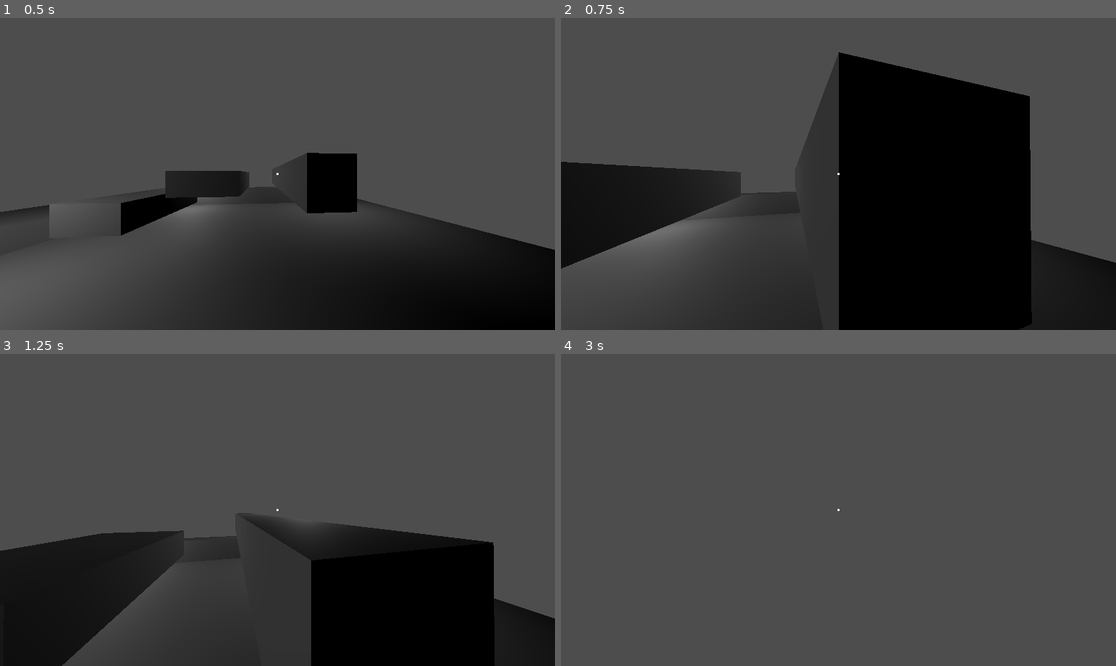
Above: before the commit, frames 1-4 (two rows, left to right).
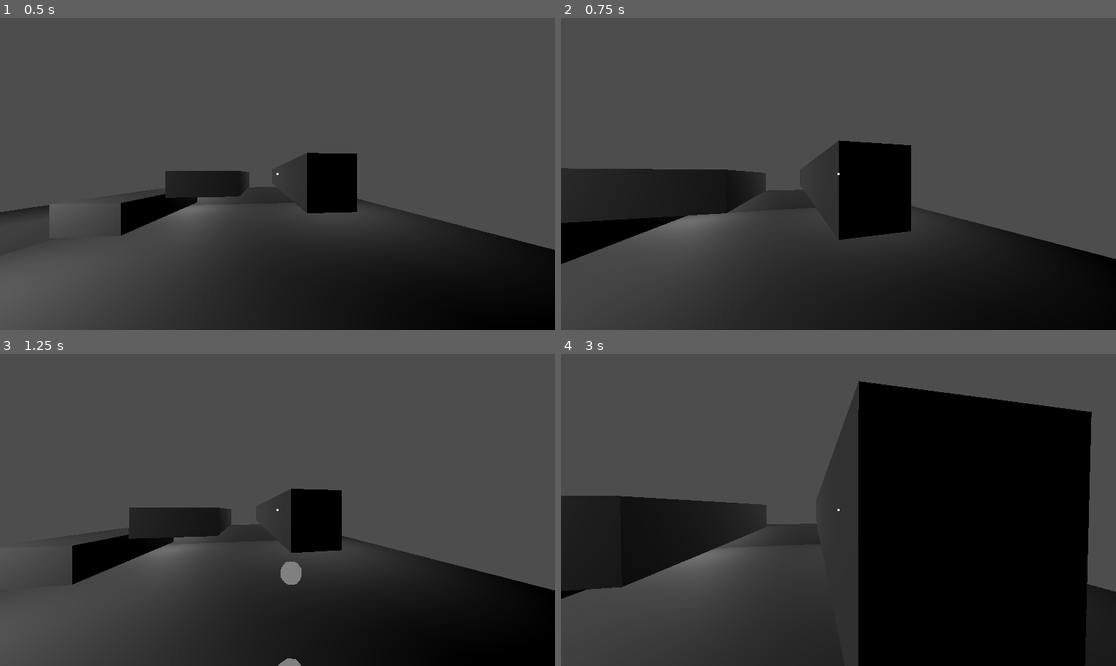
Above: after the commit, the same moments.

Repository: damikdk/fifth-try
Game: Godot game, scene res://Levels/WorldTracerRecall.tscn
The game is run twice, just before and just after one commit, with the same random seed, the same clock (stepped at 60 frames per second) and the same inputs. This scene is started directly instead of the project's main scene.
Inputs (mouse positions are in pixels of both pictures, inside the frame that each line leads up to):
- Up to frame 1 (0.5 s): no input
- Up to frame 2 (0.75 s): tap Enter at 0.5 s; move the mouse to (866, 174) at 0.52 s; hold W (move_forward) from 0.53 s (still down); tap Shift (shift) at 0.6 s
- Up to frame 3 (1.25 s): keep holding W (move_forward); tap Space (jump) at 0.77, 1.07 s; tap E (E, bound only after the commit) at 0.8 s
- Up to frame 4 (3 s): keep holding W (move_forward); move the mouse to (810, 510) at 1.27 s; tap E (E, bound only after the commit) at 1.35 s; tap Space (jump) at 1.52, 1.55, 1.82, 2.1 s; move the mouse to (849, 503) at 2.02 s; tap Shift (shift) at 2.3 s; move the mouse to (832, 516) at 2.77 s; right-click (832, 516) at 2.85 s

Frame 1 is identical in both runs. In frame 2, 22% of the frame differs, in the area x 0-100%, y 10-100%; in frame 3, 20%; in frame 4, 55%, in the area x 0-100%, y 8-100%.

Commit message:
Make Tracer Recall work
but camera is a bit shifted

Diff:
--- a/Characters/FPS.gd
+++ b/Characters/FPS.gd
@@ -1,11 +1,13 @@
 extends CharacterBody3D
 
-var speed = 6
+@export_range(0, 30) var speed = 6
+@export_range(0, 30) var jump_force = 10
+@export_range(0, 30) var mass = 4
+@export_range(0, 3) var mouse_sense = 0.1
+
 var max_speed_vector = Vector3(speed, speed, speed)
-var jump = 10
-var mass = 4
-
-var mouse_sense = 0.1
+var is_camera_locked = false
+var is_movement_locked = false
 
 var vertical_vector = Vector3()
 var horizontal_vector = Vector3()
@@ -15,16 +17,16 @@
 @onready var camera: Camera3D = $Camera
 @onready var cursor: ColorRect = $Camera/ColorRect
 
+
 func _ready():
 	# hides the cursor
 	Input.set_mouse_mode(Input.MOUSE_MODE_CAPTURED)
 
 func _input(event):
-
 	if event is InputEventKey and event.keycode == KEY_ESCAPE and event.pressed == false:
 		get_tree().change_scene_to_file("res://Menu/MainMenu.tscn")
 
-	if event is InputEventMouseMotion:
+	if event is InputEventMouseMotion && !is_camera_locked:
 		# rotate camera
 		rotate_y(deg_to_rad(-event.relative.x * mouse_sense))
 		camera.rotate_x(deg_to_rad(-event.relative.y * mouse_sense))
@@ -33,6 +35,9 @@
 		last_mouse_position = event.position
 
 func _physics_process(delta):
+	if is_movement_locked:
+		return
+
 	var direction = Vector3()
 
 	# get keyboard input
@@ -50,7 +55,7 @@
 		vertical_vector += -up_direction * 9.8 * mass * delta
 
 	if Input.is_action_just_pressed("jump") and is_on_floor():
-		vertical_vector.y += jump
+		vertical_vector.y += jump_force
 
 	var result_vector = horizontal_vector + vertical_vector
 #	result_vector = result_vector.clamp(result_vector, max_speed_vector)
--- a/Characters/FPS.tscn
+++ b/Characters/FPS.tscn
@@ -1,6 +1,6 @@
 [gd_scene load_steps=4 format=3 uid="uid://yi6wcrfubii3"]
 
-[ext_resource type="Script" path="res://Characters/DishonoredTP.gd" id="1_eeguh"]
+[ext_resource type="Script" path="res://Characters/FPS.gd" id="1_wof8j"]
 
 [sub_resource type="CapsuleShape3D" id="1"]
 height = 2.8777
@@ -8,7 +8,7 @@
 [sub_resource type="CapsuleMesh" id="2"]
 
 [node name="FPS" type="CharacterBody3D"]
-script = ExtResource("1_eeguh")
+script = ExtResource("1_wof8j")
 
 [node name="CollisionShape" type="CollisionShape3D" parent="."]
 shape = SubResource("1")
--- /dev/null
+++ b/Characters/TracerRecall.gd
@@ -0,0 +1,59 @@
+extends "res://Characters/FPS.gd"
+
+# I tried to use code from this repo, but rewrite everything. Shot
+# https://github.com/unsignedFoo/Tracer_Recall_Godot
+
+@export_range(0, 10) var recall_depth = 3
+@export_range(0, 10) var recall_duration = 1
+@export_range(0, 100) var position_record_frequency = 0.1
+
+var timer_position_record = Timer.new()
+var teleport_points = []
+
+func _ready():
+	# hides the cursor
+	Input.set_mouse_mode(Input.MOUSE_MODE_CAPTURED)
+
+	timer_position_record.set_wait_time(position_record_frequency)
+
+	add_child(timer_position_record)
+	timer_position_record.timeout.connect(self.write_position)
+	timer_position_record.start()
+
+func _process(_delta):
+	if Input.is_action_just_pressed("E"):
+		recall()
+
+func write_position():
+	Helpers.add_sphere(global_transform.origin, 0.1)
+	teleport_points.append(global_transform)
+
+	if teleport_points.size() > recall_depth / position_record_frequency:
+		teleport_points.pop_front()
+
+func recall():
+	timer_position_record.set_paused(true)
+
+	is_camera_locked = true
+	is_movement_locked = true
+
+	var tween_tp = get_tree().create_tween()
+
+	# Prepare arrays
+	teleport_points.reverse()
+
+	var point_to_point_gap = float(recall_duration) / teleport_points.size()
+
+	for index in teleport_points.size():
+		tween_tp.tween_property(self, "global_transform", teleport_points[index], point_to_point_gap)
+
+	tween_tp.play()
+
+	await tween_tp.finished
+
+	is_camera_locked = false
+	is_movement_locked = false
+
+	teleport_points.clear()
+
+	timer_position_record.set_paused(false)
--- a/Levels/WorldDishonoredTP.tscn
+++ b/Levels/WorldDishonoredTP.tscn
@@ -1,12 +1,15 @@
-[gd_scene load_steps=3 format=3 uid="uid://cog71lsdg6iy0"]
+[gd_scene load_steps=4 format=3 uid="uid://cog71lsdg6iy0"]
 
 [ext_resource type="PackedScene" uid="uid://yi6wcrfubii3" path="res://Characters/FPS.tscn" id="1_0ilnf"]
+[ext_resource type="Script" path="res://Characters/DishonoredTP.gd" id="2_24gmi"]
 [ext_resource type="Script" path="res://Characters/Teleportable.gd" id="2_smdqs"]
 
 [node name="World" type="Node3D"]
 
 [node name="FPS" parent="." instance=ExtResource("1_0ilnf")]
 transform = Transform3D(-0.99508, 0, 0.0990766, 0, 1, 0, -0.0990766, 0, -0.99508, -1.53983, 2.86454, -9.97786)
+script = ExtResource("2_24gmi")
+ray_length = 15
 
 [node name="Floor" type="CSGBox3D" parent="."]
 transform = Transform3D(2.0682, 0, 0, 0, 1.00691, 0, 0, 0, 2.0121, -0.0521376, 0.110149, -5.9057)
--- a/Levels/WorldTracerRecall.tscn
+++ b/Levels/WorldTracerRecall.tscn
@@ -1,15 +1,16 @@
 [gd_scene load_steps=3 format=3 uid="uid://c02mhq0gtay5p"]
 
 [ext_resource type="PackedScene" uid="uid://yi6wcrfubii3" path="res://Characters/FPS.tscn" id="1_vfe35"]
-[ext_resource type="Script" path="res://Characters/Dash.gd" id="2_7mk8o"]
+[ext_resource type="Script" path="res://Characters/TracerRecall.gd" id="2_xx717"]
 
 [node name="World" type="Node3D"]
 
 [node name="FPS" parent="." instance=ExtResource("1_vfe35")]
 transform = Transform3D(-0.99508, 0, 0.0990766, 0, 1, 0, -0.0990766, 0, -0.99508, -1.53983, 2.86454, -9.97786)
-script = ExtResource("2_7mk8o")
-dash_speed = 50
-dash_duration = 0.1
+script = ExtResource("2_xx717")
+recall_depth = 3
+recall_duration = 1
+position_record_frequency = 0.1
 
 [node name="Floor" type="CSGBox3D" parent="."]
 transform = Transform3D(2.0682, 0, 0, 0, 1.00691, 0, 0, 0, 2.0121, -0.0521376, 0.110149, -5.9057)
--- a/project.godot
+++ b/project.godot
@@ -67,3 +67,8 @@
 "events": [Object(InputEventMouseButton,"resource_local_to_scene":false,"resource_name":"","device":0,"window_id":0,"al …(235 unchanged characters)…
 ]
 }
+E={
+"deadzone": 0.5,
+"events": [Object(InputEventKey,"resource_local_to_scene":false,"resource_name":"","device":0,"window_id":0,"alt_pressed":false,"shift_pressed":false,"ctrl_pressed":false,"meta_pressed":false,"pressed":false,"keycode":0,"physical_keycode":69,"key_label":0,"unicode":0,"echo":false,"script":null)
+]
+}
